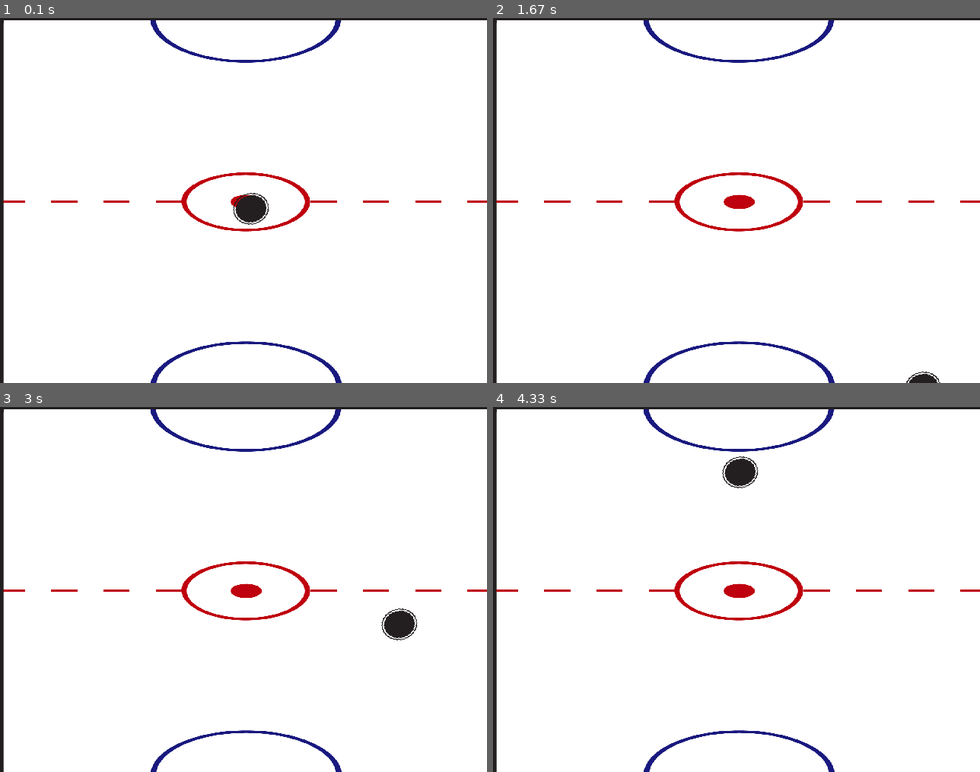
Above: before the commit, frames 1-4 (two rows, left to right).
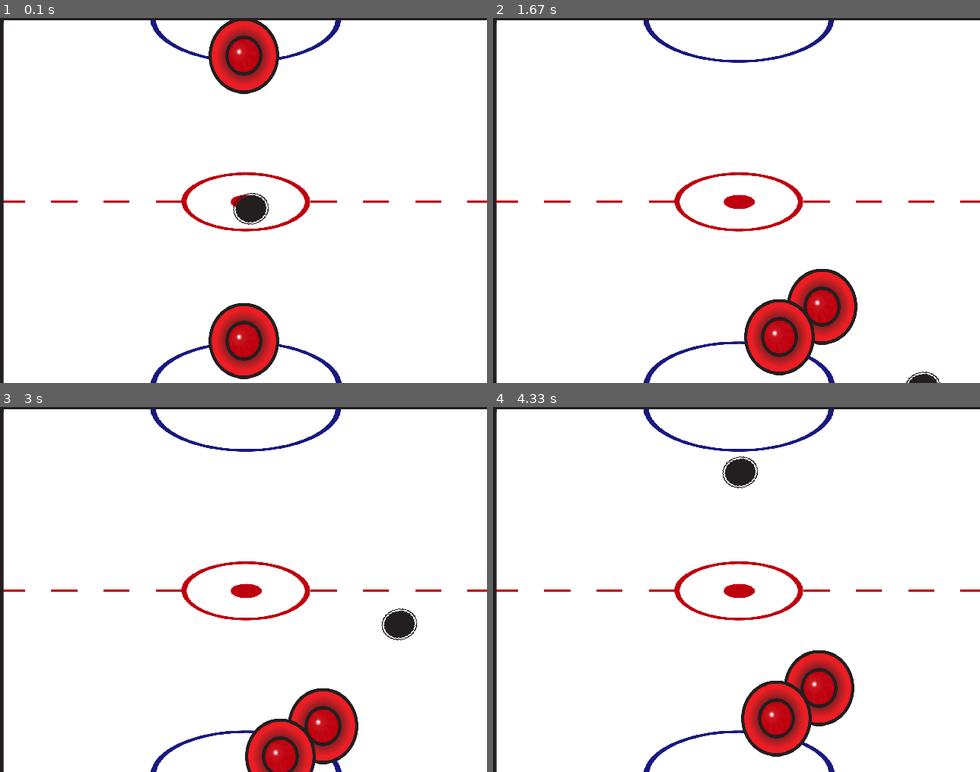
Above: after the commit, the same moments.

Repository: braydonDean919/CS439
Game: pygame game, started from FirstGame/AirHockey.py
Two runs of this game, one before a commit and one after it. Both use one fixed random seed, a clock stepped at 60 frames per second and the inputs below.
Inputs:
- Up to frame 1 (0.1 s): no input
- Up to frame 2 (1.67 s): hold W 0.33-0.8 s; hold Right 0.33-0.8 s; hold Right 0.83-1.3 s; hold D 0.83-1.3 s; hold Up 1.33-1.63 s; hold W 1.33-1.63 s
- Up to frame 3 (3 s): hold Right 1.67-2.13 s; hold D 1.67-2.13 s; hold Left 2.17-2.7 s; hold A 2.17-2.7 s; hold Down from 2.73 s (still down); hold S from 2.73 s (still down)
- Up to frame 4 (4.33 s): release Down at 3.03 s; release S at 3.03 s; hold Left 3.07-3.47 s; hold A 3.07-3.47 s; hold Up 3.5-3.87 s; hold W 3.5-3.87 s; hold Right from 3.9 s (still down); hold D from 3.9 s (still down)

The runs differ from the first frame. In frame 1, 4.8% of the frame differs, in the area x 42-58%, y 0-99%; in frame 2, 4.4%; in frame 3, 3.8%; in frame 4, 4.4%.

Commit message:
Added free moving Paddles

Diff:
--- a/FirstGame/AirHockey.py
+++ b/FirstGame/AirHockey.py
@@ -9,22 +9,52 @@
         self.x = self.screenWidth/2
         self.y = self.screenHeight/2
         self.setAngle((random.randint(0, 360)))
+
         self.dx = 5
         self.dy = 5
 
-
+class Paddle(simpleGE.Sprite):
+    def __init__(self,scene):
+        super().__init__(scene)
+        self.setImage("Paddle.png")
+        self.setSize(100,100)
+        self.setAngle(90)
+        self.x = self.screenWidth/2
 
 class Game(simpleGE.Scene):
     def __init__(self):
         super().__init__()
         self.setImage("Background.png")
+
         self.puck = Puck(self)
-        self.sprites = [self.puck]
+        self.paddleTop = Paddle(self)
+        self.paddleTop.y = 50
+        self.paddleBottom = Paddle(self)
+        self.paddleBottom.y = 425
+        self.moveSpeed = 4
+        self.sprites = [self.puck, self.paddleBottom,self.paddleTop]
+    def process(self):
+
+        if self.isKeyPressed(pygame.K_d):
+            self.paddleTop.x += self.moveSpeed
+        if self.isKeyPressed(pygame.K_a):
+            self.paddleTop.x -= self.moveSpeed
+        if self.isKeyPressed(pygame.K_w):
+            self.paddleTop.forward(5)
+        if self.isKeyPressed(pygame.K_s):
+            self.paddleTop.forward(-5)
+        if self.isKeyPressed(pygame.K_RIGHT):
+            self.paddleBottom.x += self.moveSpeed
+        if self.isKeyPressed(pygame.K_LEFT):
+            self.paddleBottom.x -= self.moveSpeed
+        if self.isKeyPressed(pygame.K_DOWN):
+            self.paddleBottom.forward(-5)
+        if self.isKeyPressed(pygame.K_UP):
+            self.paddleBottom.forward(5)
+
 
 def main():
-    keepGoing = True
-    while keepGoing:
-       game = Game()
-       game.start()
+    game = Game()
+    game.start()
 if __name__ == "__main__":
     main()
